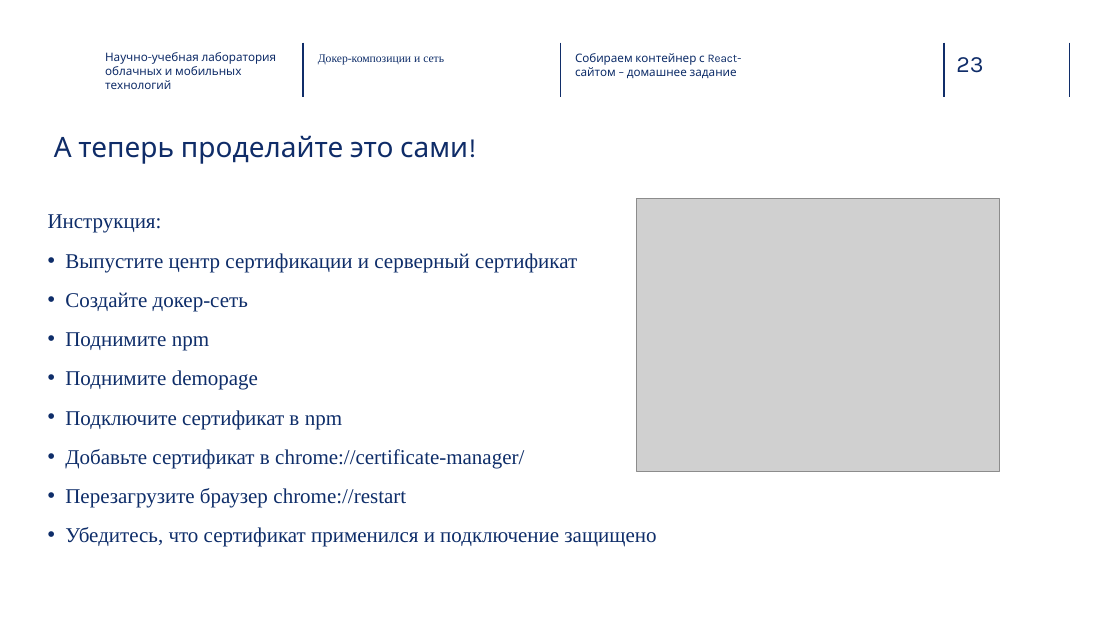
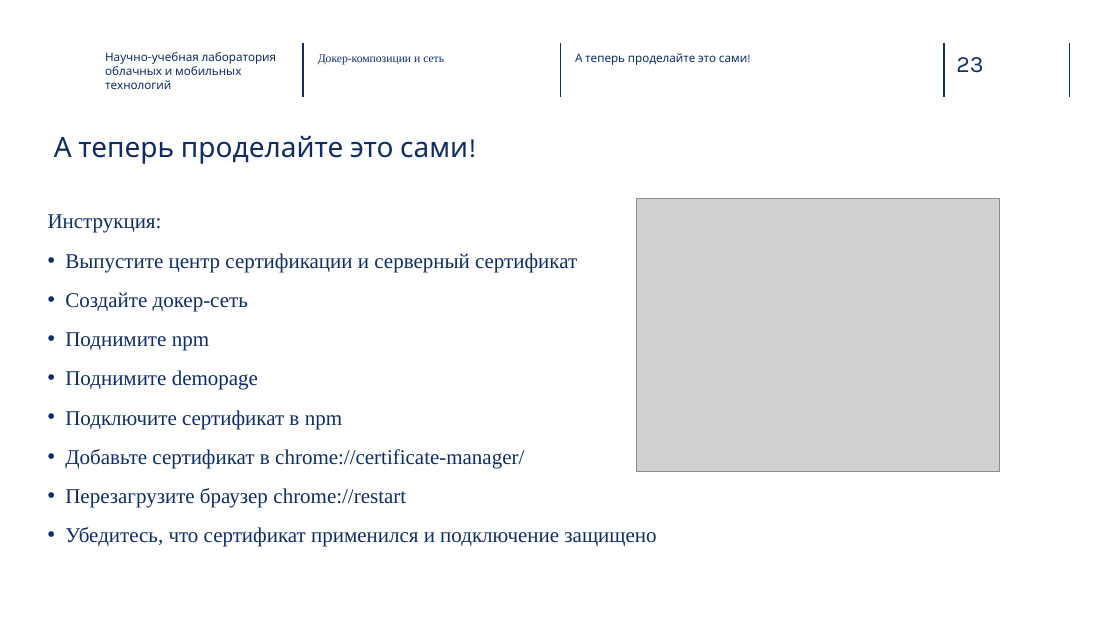
Before and after one commit to Vvil1568/ProductionServerAppDeployment, a slide deck: slide 23 of 2. Докер-композиции и сеть/presentation.pptx. Drawn at 1120x630 pixels with LibreOffice and Linux fonts; fonts in the diff are those of the drawing; grey boxes stand for pictures; background and template pictures are left out. Boxes give left, top, right and bottom in pixels: in the first picture for what was removed or moved away, otherwise in the second. Text is boxed around its words. In the diff, an @@ line names an element or a change of style, - is before the commit and + after.

```diff
--- a/2. Докер-композиции и сеть/presentation.pptx
+++ b/2. Докер-композиции и сеть/presentation.pptx
@@ text at [575, 53, 747, 65]: text changed @@
-Собираем контейнер с React-сайтом – домашнее задание
+А теперь проделайте это сами!
```
Also in this commit, not shown: 16 other slides changed.
